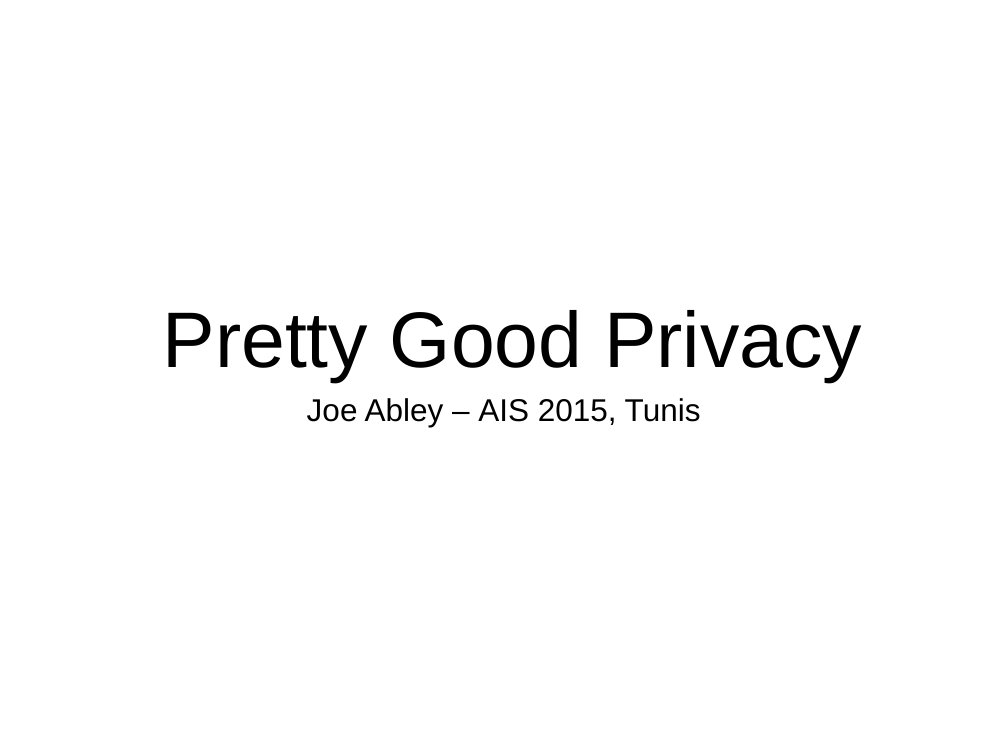
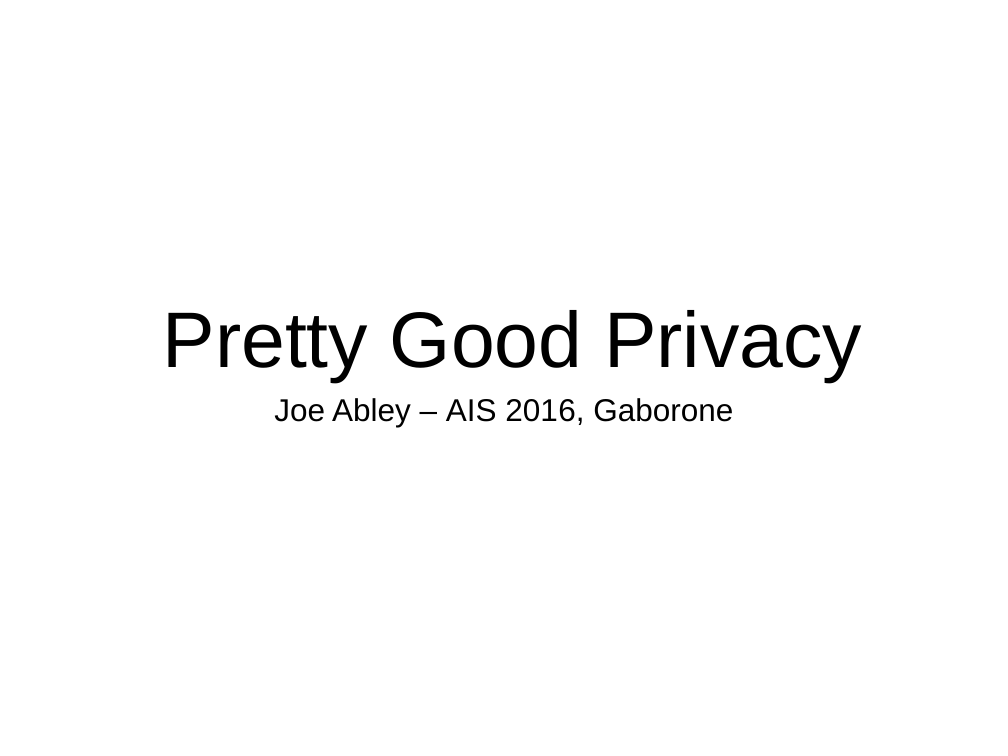
Before and after one commit to afnog/sse, a slide deck: slide 1 of pgp/pgp-presentation1.pptx. Drawn at 1008x756 pixels with LibreOffice and Linux fonts; fonts in the diff are those of the drawing. Boxes give left, top, right and bottom in pixels: in the first picture for what was removed or moved away, otherwise in the second. Text is boxed around its words. In the diff, an @@ line names an element or a change of style, - is before the commit and + after.

Commit message:
/ ‘pgp/pgp-presentation1.pptx’

```diff
--- a/pgp/pgp-presentation1.pptx
+++ b/pgp/pgp-presentation1.pptx
@@ text at [274, 398, 733, 427]: text changed @@
-Joe Abley – AIS 2015, Tunis
+Joe Abley – AIS 2016, Gaborone
```
